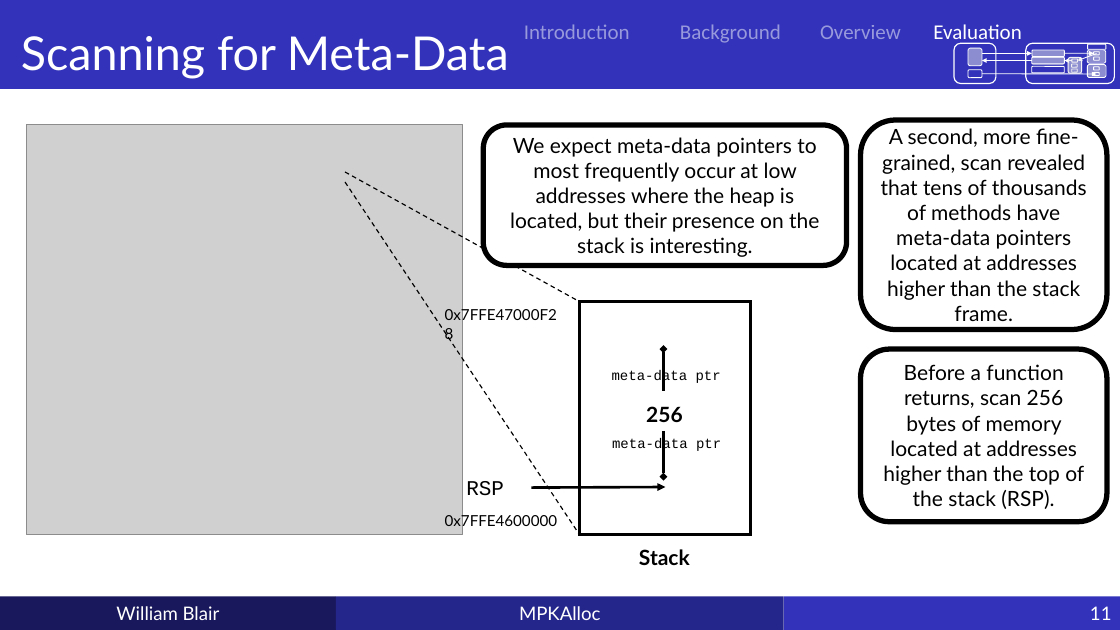
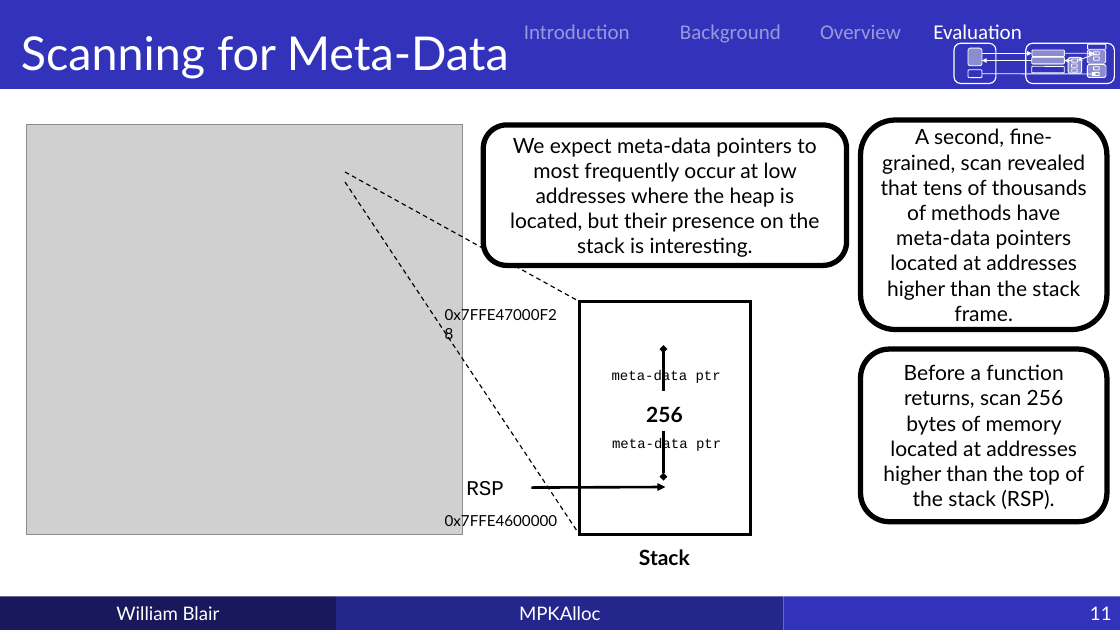
Before and after one commit to wdblair/wdblair.github.io, a slide deck: slide 11 of static/mpkalloc.pptx. Drawn at 1120x630 pixels with LibreOffice and Linux fonts; fonts in the diff are those of the drawing; grey boxes stand for pictures; background and template pictures are left out. Boxes give left, top, right and bottom in pixels: in the first picture for what was removed or moved away, otherwise in the second. Text is boxed around its words. In the diff, an @@ line names an element or a change of style, - is before the commit and + after.

Commit message:
Add data to homepage.

```diff
--- a/static/mpkalloc.pptx
+++ b/static/mpkalloc.pptx
@@ text in rounded rectangle at (881,128,1087,321): text changed @@
-A second, more fine-grained, scan revealed that tens of thousands of methods have meta-data pointers located at addresses higher than the stack frame.
+A second, fine-grained, scan revealed that tens of thousands of methods have meta-data pointers located at addresses higher than the stack frame.
```
Also in this commit, not shown: 4 other slides changed, 1 other file.
